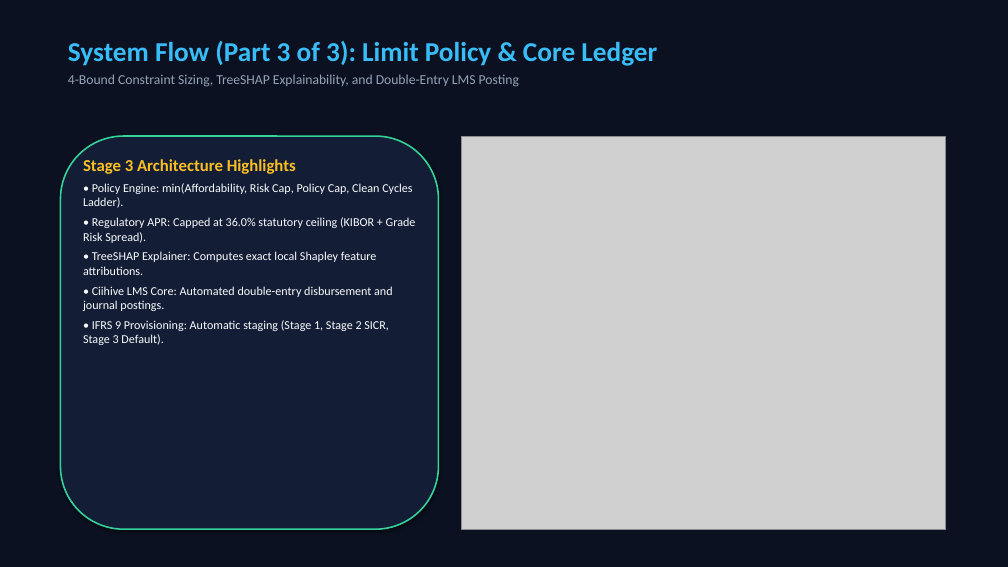
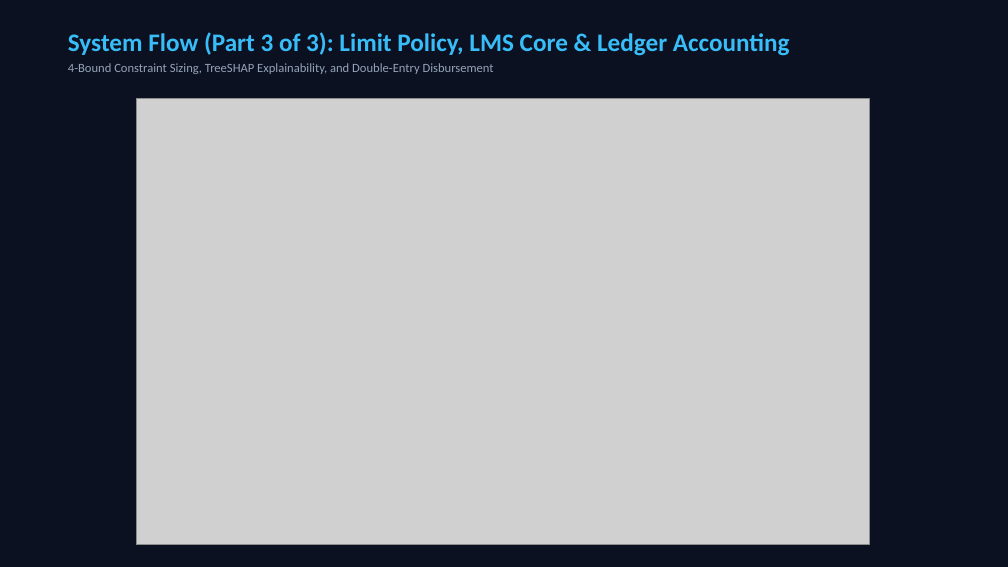
Before and after one commit to khayam1064/AI-CREDIT-SCORING, a slide deck: slide 5 of AI_Credit_Scoring_Conference_Master_Presentation.pptx. Drawn at 1008x567 pixels with LibreOffice and Linux fonts; fonts in the diff are those of the drawing; grey boxes stand for pictures. Boxes give left, top, right and bottom in pixels: in the first picture for what was removed or moved away, otherwise in the second. Text is boxed around its words. In the diff, an @@ line names an element or a change of style, - is before the commit and + after.

Commit message:
Dedicate clean full-screen flow diagrams across 3 presentation slides without text clutter

```diff
--- a/AI_Credit_Scoring_Conference_Master_Presentation.pptx
+++ b/AI_Credit_Scoring_Conference_Master_Presentation.pptx
@@ text at (68, 32, 790, 74): text changed; size 13 to 12 pt @@
-System Flow (Part 3 of 3): Limit Policy & Core Ledger
-4-Bound Constraint Sizing, TreeSHAP Explainability, and Double-Entry LMS Posting
+System Flow (Part 3 of 3): Limit Policy, LMS Core & Ledger Accounting
+4-Bound Constraint Sizing, TreeSHAP Explainability, and Double-Entry Disbursement
@@ picture: place and size @@
-picture at (461, 136, 945, 529)
+picture at (136, 98, 870, 544)
@@ rounded rectangle removed at (60, 136, 439, 529) @@
@@ text removed at (83, 159, 416, 345) @@
-Stage 3 Architecture Highlights
-• Policy Engine: min(Affordability, Risk Cap, Policy Cap, Clean Cycles Ladder).
-• Regulatory APR: Capped at 36.0% statutory ceiling (KIBOR + Grade Risk Spread).
-• TreeSHAP Explainer: Computes exact local Shapley feature attributions.
-• Ciihive LMS Core: Automated double-entry disbursement and journal postings.
-• IFRS 9 Provisioning: Automatic staging (Stage 1, Stage 2 SICR, Stage 3 Default).
```
Also in this commit, not shown: 15 other slides changed.
